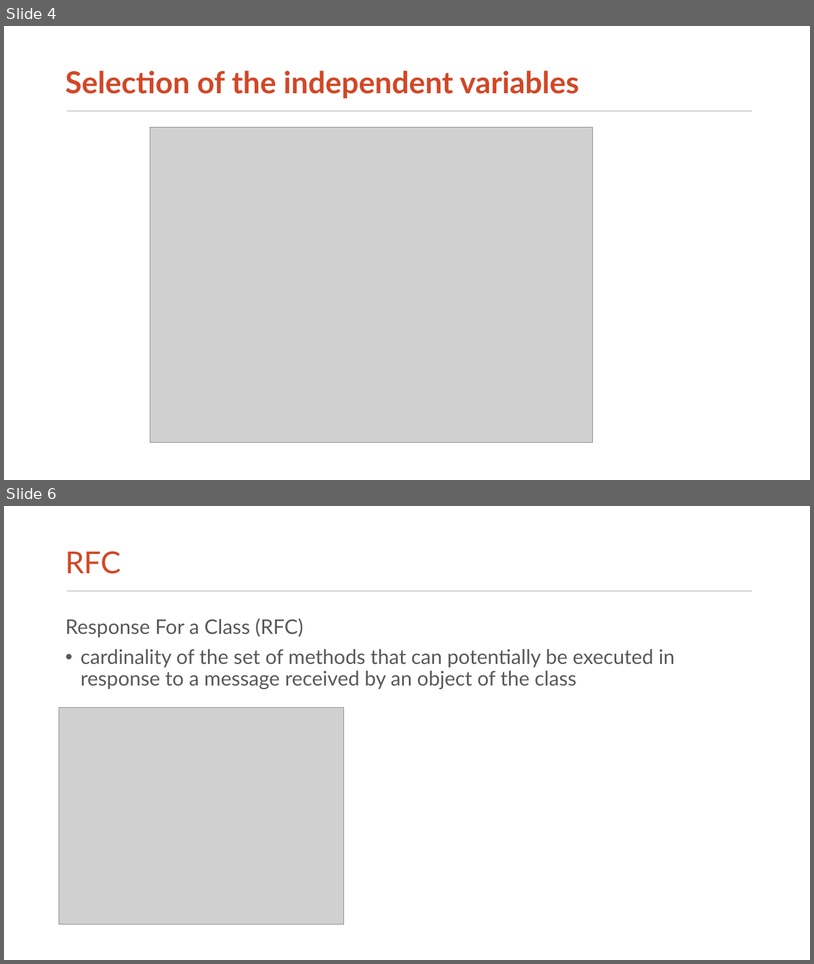
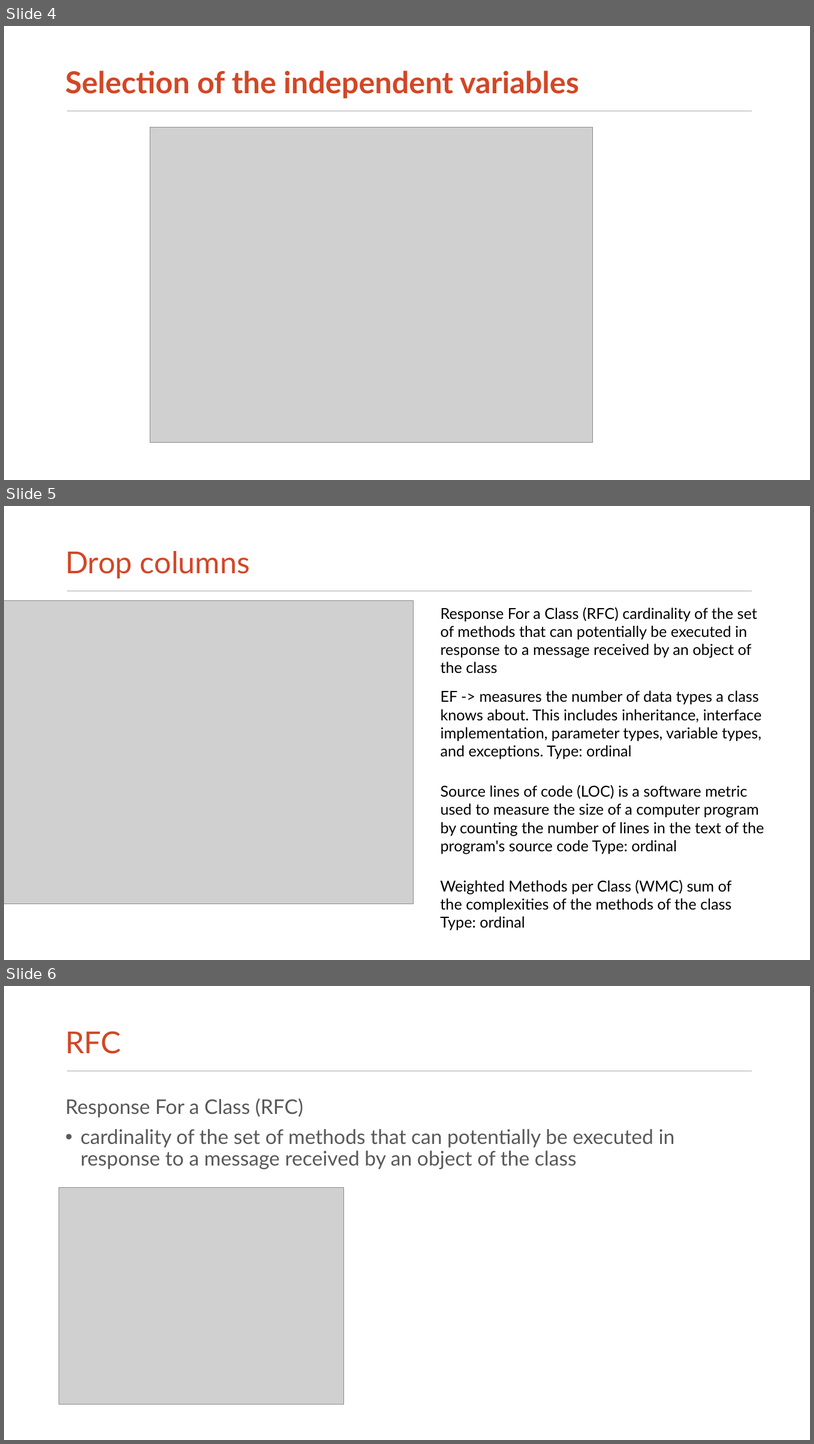
Before and after one commit to francobelloni85/UniSoftwareQualityExam, a slide deck: SOFTWARE_QUALITY_EVALUATION.pptx. Shown one above the other, each under a label of ours: slides 4 and 6 before the commit, slides 4, 5 and 6 after it; the slides between them are not shown. The pictures are 814x964 and 814x1444 pixels, drawn with LibreOffice and Linux fonts; fonts in the diff are those of the drawing; grey boxes stand for pictures. Boxes give left, top, right and bottom in pixels: in the first picture for what was removed or moved away, otherwise in the second. Text is boxed around its words. In the diff, an @@ line names an element or a change of style, - is before the commit and + after.

```diff
--- a/SOFTWARE_QUALITY_EVALUATION.pptx
+++ b/SOFTWARE_QUALITY_EVALUATION.pptx
@@ slide 5 added at <box>4,506,810,960</box>, background #FFFFFF; not listed: 1 template element that a slide beside it also shows @@
@@ title added at <box>65,551,251,579</box>, 36 pt, text #D24726 @@
+Drop columns
@@ picture added at <box>4,601,414,904</box> @@
@@ text added at <box>441,607,758,673</box>, 18 pt, text #000000 @@
+Response For a Class (RFC) cardinality of the set of methods that can potentially be executed in response to a message received by an object of the class
@@ text added at <box>441,690,762,759</box>, 18 pt, text #000000 @@
+EF -> measures the number of data types a class knows about. This includes inheritance, interface implementation, parameter types, variable types, and exceptions. Type: ordinal
@@ text added at <box>441,784,764,853</box>, 18 pt, text #000000 @@
+Source lines of code (LOC) is a software metric used to measure the size of a computer program by counting the number of lines in the text of the program's source code Type: ordinal
@@ text added at <box>440,879,732,930</box>, 18 pt, text #000000 @@
+Weighted Methods per Class (WMC) sum of the complexities of the methods of the class Type: ordinal
```
Also in this commit, not shown: 1 slide changed, 3 other slides added, 2 slides removed, 2 other files.
